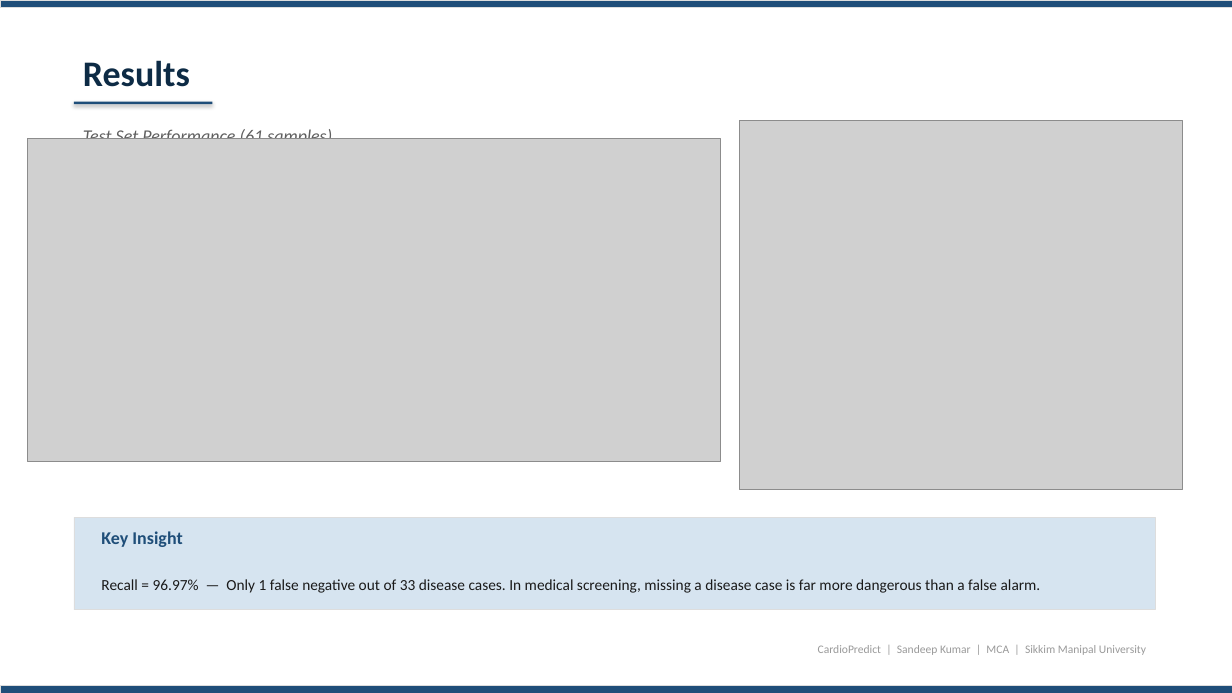
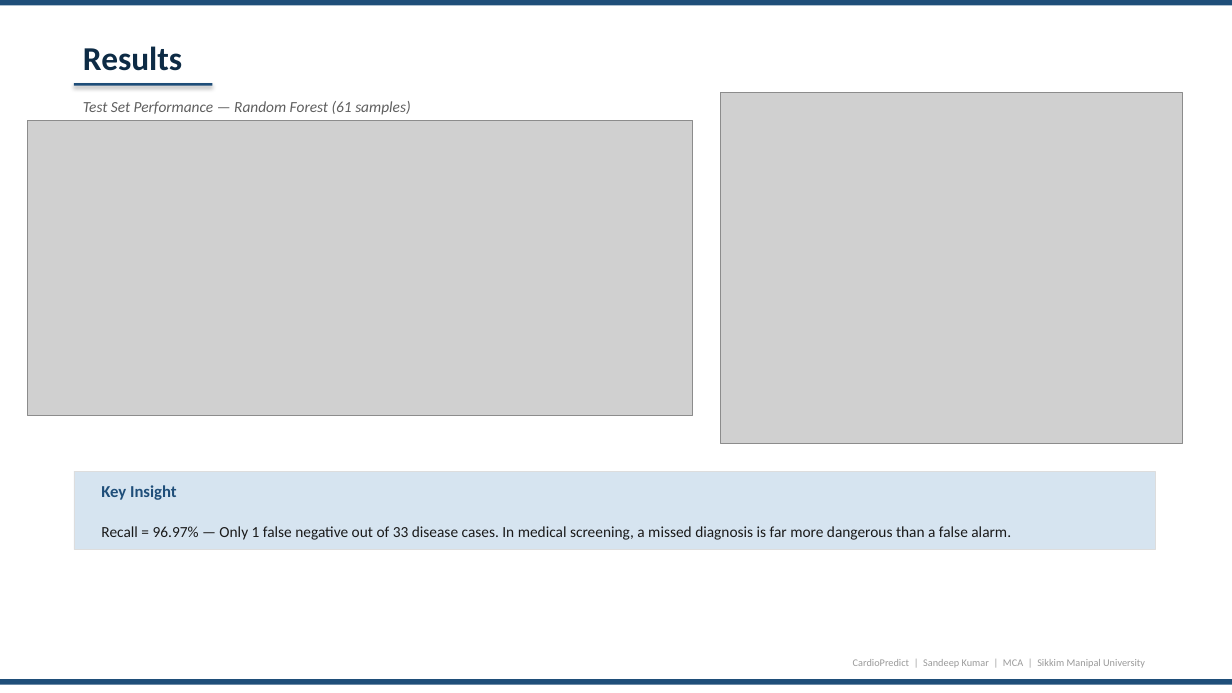
Before and after one commit to sandeeep-kr/HeartDiseaseProject, a slide deck: slide 8 of CardioPredict_Presentation.pptx. Drawn at 1232x693 pixels with LibreOffice and Linux fonts; fonts in the diff are those of the drawing; grey boxes stand for pictures. Boxes give left, top, right and bottom in pixels: in the first picture for what was removed or moved away, otherwise in the second. Text is boxed around its words. In the diff, an @@ line names an element or a change of style, - is before the commit and + after.

Commit message:
Fix PPT formatting: overflow fixes, consistent headers/footers, no emoji, proper spacing

```diff
--- a/CardioPredict_Presentation.pptx
+++ b/CardioPredict_Presentation.pptx
@@ rectangle at bbox=[0, 0, 1232, 6]: outline #DDDDDD 0.5 pt to none @@
@@ text "Results": place and size @@
-text "Results" at bbox=[83, 60, 190, 87]
+text "Results" at bbox=[83, 46, 182, 71]
@@ text "Results" at bbox=[83, 46, 182, 71]: size 28 to 26 pt @@
@@ rectangle: place and size @@
-rectangle at bbox=[74, 102, 213, 104]
+rectangle at bbox=[74, 83, 213, 86]
@@ text at bbox=[83, 101, 410, 115]: text changed; size 14 to 12 pt @@
-Test Set Performance (61 samples)
+Test Set Performance — Random Forest (61 samples)
@@ picture: place and size @@
-picture at bbox=[739, 120, 1183, 490]
+picture at bbox=[721, 92, 1183, 444]
@@ picture: place and size @@
-picture at bbox=[28, 139, 721, 462]
+picture at bbox=[28, 120, 693, 416]
@@ rectangle: place and size @@
-rectangle at bbox=[74, 518, 1155, 610]
+rectangle at bbox=[74, 471, 1155, 550]
@@ text "Key Insight": place and size @@
-text "Key Insight" at bbox=[101, 531, 182, 547]
+text "Key Insight" at bbox=[101, 485, 177, 500]
@@ text "Key Insight" at bbox=[101, 485, 177, 500]: size 14 to 13 pt @@
@@ text at bbox=[101, 526, 1011, 540]: text changed @@
-Recall = 96.97% — Only 1 false negative out of 33 disease cases. In medical screening, missing a disease case is far more dangerous than a false alarm.
+Recall = 96.97% — Only 1 false negative out of 33 disease cases. In medical screening, a missed diagnosis is far more dangerous than a false alarm.
@@ text "CardioPredict | Sandeep Kumar | ...": place and size @@
-text "CardioPredict | Sandeep Kumar | ..." at bbox=[818, 645, 1146, 655]
+text "CardioPredict | Sandeep Kumar | ..." at bbox=[853, 659, 1145, 667]
@@ text "CardioPredict | Sandeep Kumar | ..." at bbox=[853, 659, 1145, 667]: size 9 to 8 pt @@
@@ rectangle at bbox=[0, 679, 1232, 685]: outline #DDDDDD 0.5 pt to none @@
@@ rectangle: place and size @@
-rectangle at bbox=[0, 686, 1232, 693]
+rectangle at bbox=[0, 679, 1232, 685]
```
Also in this commit, not shown: 14 other slides changed.
